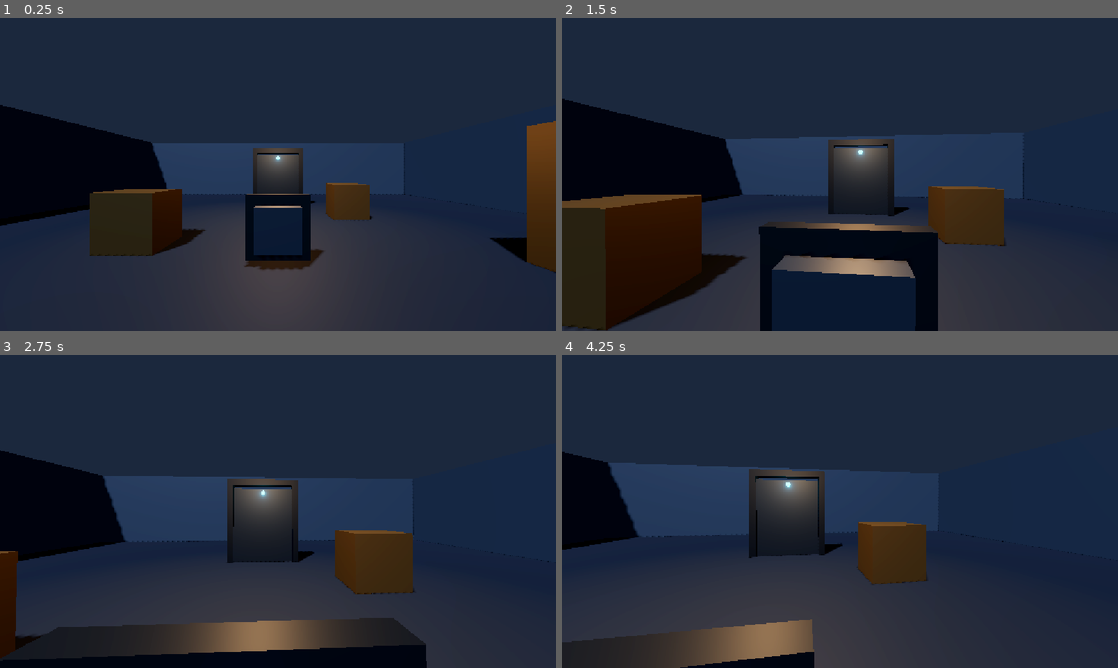
Above: before the commit, frames 1-4 (two rows, left to right).
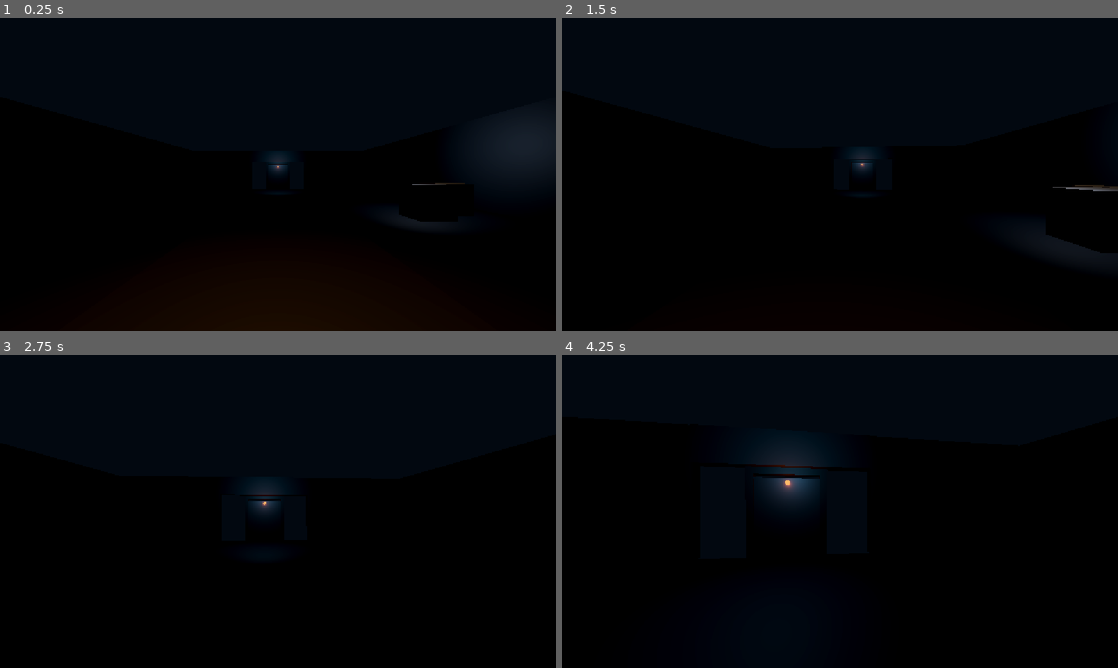
Above: after the commit, the same moments.

Repository: marvlock/MARA
Game: Godot game, scene res://scenes/levels/docking_bay.tscn
Same seed, same stepped clock (60 frames per second), same inputs: the game is played once before the commit and once after it. Before the commit the project starts from res://scenes/levels/movement_test.tscn.
Inputs (mouse positions are in pixels of both pictures, inside the frame that each line leads up to):
- Up to frame 1 (0.25 s): no input
- Up to frame 2 (1.5 s): tap Enter at 0.5 s; move the mouse to (867, 174) at 0.52 s; hold Ctrl (crouch) 0.53-1.28 s; hold W (move_forward) from 0.53 s (still down); move the mouse to (812, 174) at 1.27 s; tap E (interact) at 1.35 s
- Up to frame 3 (2.75 s): keep holding W (move_forward); move the mouse to (289, 505) at 2.02 s; hold Shift (sprint) from 2.03 s (still down)
- Up to frame 4 (4.25 s): keep holding W (move_forward); move the mouse to (834, 517) at 2.77 s; release Shift (sprint) at 2.78 s; tap Ctrl (crouch) at 2.85 s; move the mouse to (878, 514) at 3.52 s; hold E (interact) from 3.53 s (still down)

The runs differ from the first frame. In frame 1, 91% of the frame differs, in the area x 0-100%, y 0-100%; in frame 2, 87%; in frame 3, 89%; in frame 4, 95%.

Commit message:
feat: add docking bay graybox

Diff:
--- a/project.godot
+++ b/project.godot
@@ -11,7 +11,7 @@
 [application]
 
 config/name="MARA"
-run/main_scene="res://scenes/levels/movement_test.tscn"
+run/main_scene="res://scenes/levels/docking_bay.tscn"
 config/features=PackedStringArray("4.7", "Forward Plus")
 config/icon="res://icon.svg"
 
--- /dev/null
+++ b/scenes/levels/docking_bay.tscn
@@ -0,0 +1,205 @@
+[gd_scene load_steps=18 format=3]
+
+[ext_resource type="PackedScene" path="res://scenes/characters/player.tscn" id="1_player"]
+[ext_resource type="PackedScene" path="res://scenes/props/sliding_door.tscn" id="2_sliding_door"]
+
+[sub_resource type="Environment" id="Environment_docking_bay"]
+background_mode = 1
+background_color = Color(0.008, 0.012, 0.018, 1)
+ambient_light_source = 3
+ambient_light_color = Color(0.15, 0.2, 0.27, 1)
+ambient_light_energy = 0.3
+tonemap_mode = 2
+glow_enabled = true
+glow_intensity = 0.4
+
+[sub_resource type="BoxMesh" id="BoxMesh_floor"]
+size = Vector3(18, 1, 24)
+
+[sub_resource type="BoxShape3D" id="BoxShape_floor"]
+size = Vector3(18, 1, 24)
+
+[sub_resource type="StandardMaterial3D" id="Material_floor"]
+albedo_color = Color(0.1, 0.13, 0.16, 1)
+metallic = 0.45
+roughness = 0.7
+
+[sub_resource type="BoxMesh" id="BoxMesh_side_wall"]
+size = Vector3(0.5, 4, 24)
+
+[sub_resource type="BoxShape3D" id="BoxShape_side_wall"]
+size = Vector3(0.5, 4, 24)
+
+[sub_resource type="BoxMesh" id="BoxMesh_wall_section"]
+size = Vector3(6.25, 4, 0.5)
+
+[sub_resource type="BoxShape3D" id="BoxShape_wall_section"]
+size = Vector3(6.25, 4, 0.5)
+
+[sub_resource type="BoxMesh" id="BoxMesh_bulkhead"]
+size = Vector3(5.5, 1.1, 0.6)
+
+[sub_resource type="BoxMesh" id="BoxMesh_platform"]
+size = Vector3(4, 0.12, 12)
+
+[sub_resource type="BoxMesh" id="BoxMesh_crate"]
+size = Vector3(1.2, 1.2, 1.2)
+
+[sub_resource type="BoxShape3D" id="BoxShape_crate"]
+size = Vector3(1.2, 1.2, 1.2)
+
+[sub_resource type="StandardMaterial3D" id="Material_wall"]
+albedo_color = Color(0.17, 0.21, 0.24, 1)
+metallic = 0.42
+roughness = 0.62
+
+[sub_resource type="StandardMaterial3D" id="Material_platform"]
+albedo_color = Color(0.16, 0.22, 0.25, 1)
+metallic = 0.55
+roughness = 0.5
+
+[sub_resource type="StandardMaterial3D" id="Material_crate"]
+albedo_color = Color(0.28, 0.2, 0.11, 1)
+metallic = 0.4
+roughness = 0.58
+
+[node name="DockingBay" type="Node3D"]
+
+[node name="WorldEnvironment" type="WorldEnvironment" parent="."]
+environment = SubResource("Environment_docking_bay")
+
+[node name="Player" parent="." instance=ExtResource("1_player")]
+position = Vector3(0, 0.01, 9.5)
+
+[node name="EmergencyLightArrival" type="OmniLight3D" parent="."]
+position = Vector3(0, 3.2, 8)
+light_color = Color(1, 0.55, 0.26, 1)
+light_energy = 2.1
+omni_range = 7.0
+
+[node name="EmergencyLightDoor" type="OmniLight3D" parent="."]
+position = Vector3(0, 3.0, -9)
+light_color = Color(0.36, 0.64, 0.76, 1)
+light_energy = 1.4
+omni_range = 5.0
+
+[node name="MaintenanceLight" type="OmniLight3D" parent="."]
+position = Vector3(5.8, 2.8, 1)
+light_color = Color(0.76, 0.82, 0.92, 1)
+light_energy = 1.2
+omni_range = 5.0
+
+[node name="Floor" type="StaticBody3D" parent="."]
+position = Vector3(0, -0.5, 0)
+
+[node name="MeshInstance3D" type="MeshInstance3D" parent="Floor"]
+mesh = SubResource("BoxMesh_floor")
+material_override = SubResource("Material_floor")
+
+[node name="CollisionShape3D" type="CollisionShape3D" parent="Floor"]
+shape = SubResource("BoxShape_floor")
+
+[node name="ArrivalPlatform" type="MeshInstance3D" parent="."]
+position = Vector3(0, 0.07, 3.5)
+mesh = SubResource("BoxMesh_platform")
+material_override = SubResource("Material_platform")
+
+[node name="WestWall" type="StaticBody3D" parent="."]
+position = Vector3(-9, 2, 0)
+
+[node name="MeshInstance3D" type="MeshInstance3D" parent="WestWall"]
+mesh = SubResource("BoxMesh_side_wall")
+material_override = SubResource("Material_wall")
+
+[node name="CollisionShape3D" type="CollisionShape3D" parent="WestWall"]
+shape = SubResource("BoxShape_side_wall")
+
+[node name="EastWall" type="StaticBody3D" parent="."]
+position = Vector3(9, 2, 0)
+
+[node name="MeshInstance3D" type="MeshInstance3D" parent="EastWall"]
+mesh = SubResource("BoxMesh_side_wall")
+material_override = SubResource("Material_wall")
+
+[node name="CollisionShape3D" type="CollisionShape3D" parent="EastWall"]
+shape = SubResource("BoxShape_side_wall")
+
+[node name="OuterDockingWallCenter" type="StaticBody3D" parent="."]
+position = Vector3(0, 2, 12)
+
+[node name="MeshInstance3D" type="MeshInstance3D" parent="OuterDockingWallCenter"]
+mesh = SubResource("BoxMesh_wall_section")
+material_override = SubResource("Material_wall")
+
+[node name="CollisionShape3D" type="CollisionShape3D" parent="OuterDockingWallCenter"]
+shape = SubResource("BoxShape_wall_section")
+
+[node name="OuterDockingWallLeft" type="StaticBody3D" parent="."]
+position = Vector3(-5.875, 2, 12)
+
+[node name="MeshInstance3D" type="MeshInstance3D" parent="OuterDockingWallLeft"]
+mesh = SubResource("BoxMesh_wall_section")
+material_override = SubResource("Material_wall")
+
+[node name="CollisionShape3D" type="CollisionShape3D" parent="OuterDockingWallLeft"]
+shape = SubResource("BoxShape_wall_section")
+
+[node name="OuterDockingWallRight" type="StaticBody3D" parent="."]
+position = Vector3(5.875, 2, 12)
+
+[node name="MeshInstance3D" type="MeshInstance3D" parent="OuterDockingWallRight"]
+mesh = SubResource("BoxMesh_wall_section")
+material_override = SubResource("Material_wall")
+
+[node name="CollisionShape3D" type="CollisionShape3D" parent="OuterDockingWallRight"]
+shape = SubResource("BoxShape_wall_section")
+
+[node name="InnerWallLeft" type="StaticBody3D" parent="."]
+position = Vector3(-5.875, 2, -12)
+
+[node name="MeshInstance3D" type="MeshInstance3D" parent="InnerWallLeft"]
+mesh = SubResource("BoxMesh_wall_section")
+material_override = SubResource("Material_wall")
+
+[node name="CollisionShape3D" type="CollisionShape3D" parent="InnerWallLeft"]
+shape = SubResource("BoxShape_wall_section")
+
+[node name="InnerWallRight" type="StaticBody3D" parent="."]
+position = Vector3(5.875, 2, -12)
+
+[node name="MeshInstance3D" type="MeshInstance3D" parent="InnerWallRight"]
+mesh = SubResource("BoxMesh_wall_section")
+material_override = SubResource("Material_wall")
+
+[node name="CollisionShape3D" type="CollisionShape3D" parent="InnerWallRight"]
+shape = SubResource("BoxShape_wall_section")
+
+[node name="InnerDoorBulkhead" type="MeshInstance3D" parent="."]
+position = Vector3(0, 3.45, -12)
+mesh = SubResource("BoxMesh_bulkhead")
+material_override = SubResource("Material_wall")
+
+[node name="LockedInnerDoor" parent="." instance=ExtResource("2_sliding_door")]
+position = Vector3(0, 0, -11.75)
+starts_locked = true
+open_offset = Vector3(1.7, 0, 0)
+
+[node name="MaintenanceCrateA" type="StaticBody3D" parent="."]
+position = Vector3(5.3, 0.6, 2.2)
+
+[node name="MeshInstance3D" type="MeshInstance3D" parent="MaintenanceCrateA"]
+mesh = SubResource("BoxMesh_crate")
+material_override = SubResource("Material_crate")
+
+[node name="CollisionShape3D" type="CollisionShape3D" parent="MaintenanceCrateA"]
+shape = SubResource("BoxShape_crate")
+
+[node name="MaintenanceCrateB" type="StaticBody3D" parent="."]
+position = Vector3(6.7, 0.6, 1.3)
+
+[node name="MeshInstance3D" type="MeshInstance3D" parent="MaintenanceCrateB"]
+mesh = SubResource("BoxMesh_crate")
+material_override = SubResource("Material_crate")
+
+[node name="CollisionShape3D" type="CollisionShape3D" parent="MaintenanceCrateB"]
+shape = SubResource("BoxShape_crate")
Not shown, changed: docs/DEVELOPMENT_LOG.md
